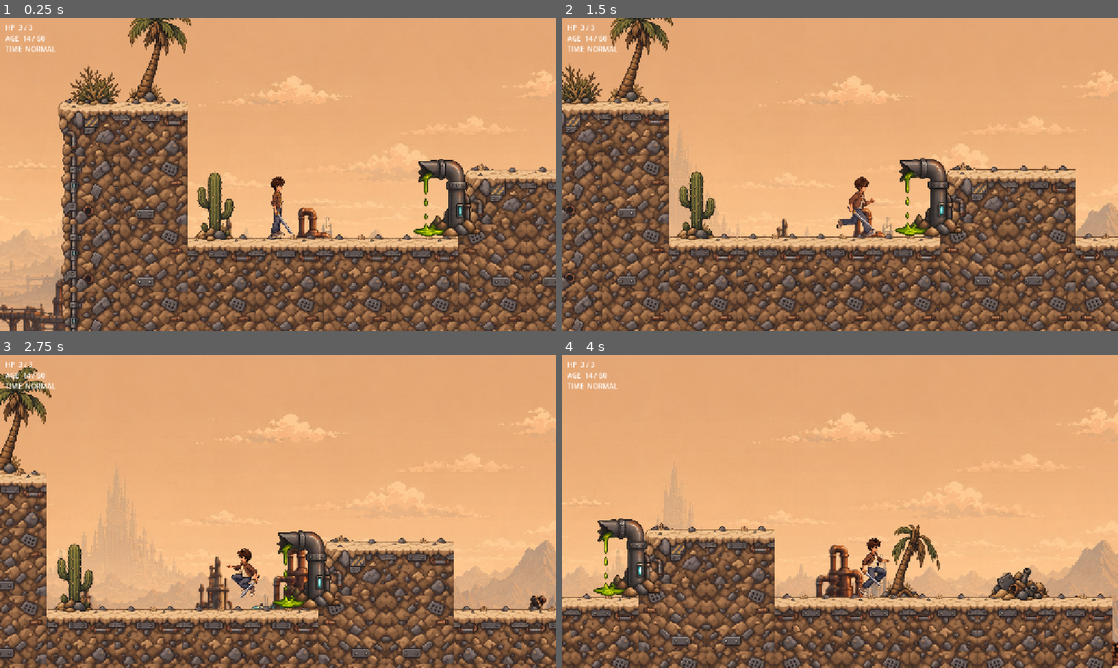
Above: before the commit, frames 1-4 (two rows, left to right).
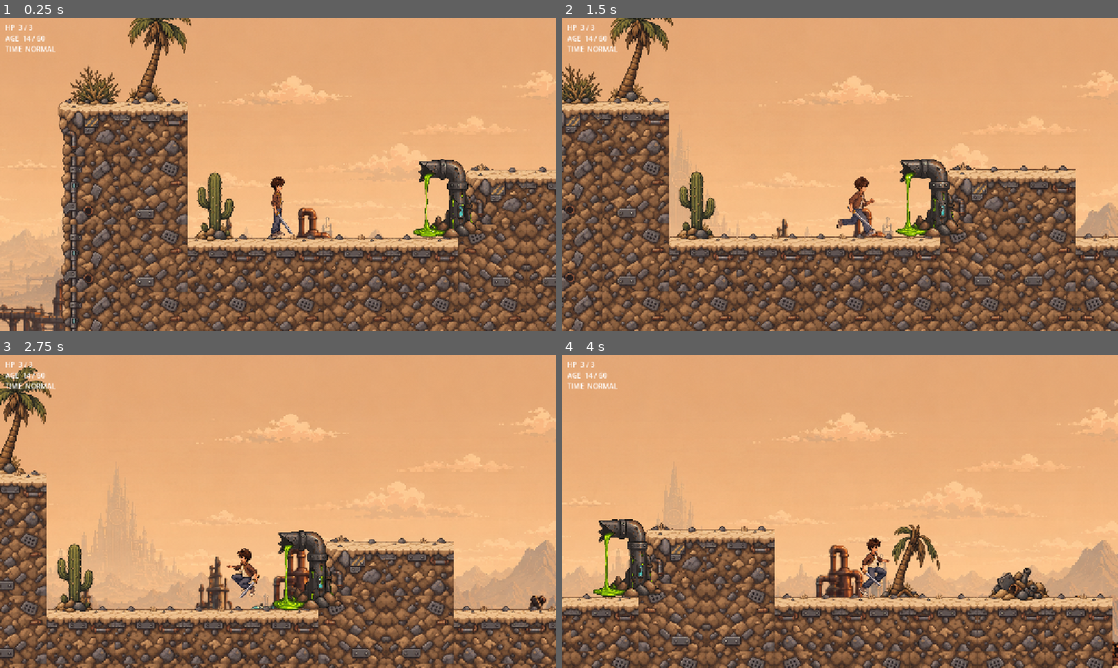
Above: after the commit, the same moments.

Repository: Zeyadzahran/years-to-spare
Game: Godot game, scene res://src/levels/level_01.tscn
Two runs of this game, one before a commit and one after it. Both use one fixed random seed, a clock stepped at 60 frames per second and the inputs below. This scene is started directly instead of the project's main scene.
Inputs:
- Up to frame 1 (0.25 s): no input
- Up to frame 2 (1.5 s): tap Enter at 0.5 s; hold D (move_right) from 0.53 s (still down); tap J (attack) at 0.6 s; tap Space (jump) at 0.77 s; tap S (crouch) at 1.35 s
- Up to frame 3 (2.75 s): tap Space (jump) at 1.52 s; release D (move_right) at 2.03 s; hold A (move_left) from 2.03 s (still down); tap E (time_rewind) at 2.1 s
- Up to frame 4 (4 s): release A (move_left) at 2.78 s; hold D (move_right) from 2.78 s (still down); tap Shift (time_slow) at 2.85 s; tap Space (jump) at 3.02, 3.77 s; tap Q (time_stop) at 3.6 s

The runs differ from the first frame. In frame 1, 0.9% of the frame differs, in the area x 74-87%, y 45-71%; in frame 2, 0.8%; in frame 3, 0.8%; in frame 4, 0.8%.

Commit message:
feat(hazards): add animated blade and toxic pipe
Replace the static saw and toxic pipe art with the supplied 9-frame
animations, authored as SpriteFrames resources driven by AnimatedSprite2D
(loop + autoplay set on the node, no runtime animation code).

Frames are used whole at a fixed 256x256 canvas so every frame shares one
origin and cannot jitter or resize. The saw's collision circle keeps its
44px radius but moves onto the new blade, which sits at the top of the
machine rather than on a side arm. The pipe's damage volume is unchanged.

Hazard art now runs on TimeService's clock, so stopping the world stops
the blade spinning and the acid pouring while the damage volume stays live.

Diff:
--- /dev/null
+++ b/src/world/hazards/blade_frames.tres
@@ -0,0 +1,54 @@
+[gd_resource type="SpriteFrames" format=3 uid="uid://c2n7wqhbladef"]
+
+[ext_resource type="Texture2D" uid="uid://bfcirtlqhsvw" path="res://assets/tiles/phase1/blade-animation/unknown_0001.png" id="1_blade1"]
+[ext_resource type="Texture2D" uid="uid://b180ebsf2x4pl" path="res://assets/tiles/phase1/blade-animation/unknown_0002.png" id="2_blade2"]
+[ext_resource type="Texture2D" uid="uid://qska0hfwycfb" path="res://assets/tiles/phase1/blade-animation/unknown_0003.png" id="3_blade3"]
+[ext_resource type="Texture2D" uid="uid://bj6jgk0fqvhwy" path="res://assets/tiles/phase1/blade-animation/unknown_0004.png" id="4_blade4"]
+[ext_resource type="Texture2D" uid="uid://ba4rm8xusvg02" path="res://assets/tiles/phase1/blade-animation/unknown_0005.png" id="5_blade5"]
+[ext_resource type="Texture2D" uid="uid://cl33b6rydwy6f" path="res://assets/tiles/phase1/blade-animation/unknown_0006.png" id="6_blade6"]
+[ext_resource type="Texture2D" uid="uid://duv7252te2uhi" path="res://assets/tiles/phase1/blade-animation/unknown_0007.png" id="7_blade7"]
+[ext_resource type="Texture2D" uid="uid://dfblmcjqiclnp" path="res://assets/tiles/phase1/blade-animation/unknown_0008.png" id="8_blade8"]
+[ext_resource type="Texture2D" uid="uid://khham8vy18d8" path="res://assets/tiles/phase1/blade-animation/unknown_0009.png" id="9_blade9"]
+
+[resource]
+animations = [{
+"frames": [{
+"duration": 1.0,
+"texture": ExtResource("1_blade1")
+},
+{
+"duration": 1.0,
+"texture": ExtResource("2_blade2")
+},
+{
+"duration": 1.0,
+"texture": ExtResource("3_blade3")
+},
+{
+"duration": 1.0,
+"texture": ExtResource("4_blade4")
+},
+{
+"duration": 1.0,
+"texture": ExtResource("5_blade5")
+},
+{
+"duration": 1.0,
+"texture": ExtResource("6_blade6")
+},
+{
+"duration": 1.0,
+"texture": ExtResource("7_blade7")
+},
+{
+"duration": 1.0,
+"texture": ExtResource("8_blade8")
+},
+{
+"duration": 1.0,
+"texture": ExtResource("9_blade9")
+}],
+"loop": true,
+"name": &"default",
+"speed": 20.0
+}]
--- a/src/world/hazards/hazard.gd
+++ b/src/world/hazards/hazard.gd
@@ -20,13 +20,26 @@
 ## which would strand the entry and error on each frame after.
 var _cooldowns: Dictionary[int, float] = {}
 
+## Animated art, if the hazard has any. Looping and frame rate are authored on
+## the AnimatedSprite2D itself; only the clock it runs on is decided here.
+var _animation: AnimatedSprite2D
+
 func _ready() -> void:
 	body_entered.connect(_on_body_entered)
+	for child in get_children():
+		if child is AnimatedSprite2D:
+			_animation = child
+			break
 
 
 ## Left running rather than toggled off when idle, so a subclass can drive
 ## movement from here without the cooldown bookkeeping switching it off.
 func _physics_process(delta: float) -> void:
+	# Hazard art runs on world time like hazard movement does, so a stopped
+	# world stops the blade spinning and the acid pouring. The damage volume
+	# stays live while frozen: a stopped blade still cuts.
+	if _animation != null:
+		_animation.speed_scale = TimeService.world_scale
 	if _cooldowns.is_empty():
 		return
 	for id in _cooldowns.keys():
--- a/src/world/hazards/saw.tscn
+++ b/src/world/hazards/saw.tscn
@@ -1,6 +1,6 @@
 [gd_scene format=3 uid="uid://b7qk3n5xw2ta4"]
 
-[ext_resource type="Texture2D" uid="uid://bv1s2sairdq83" path="res://assets/tiles/phase1/obstacles.png" id="1_obstacles"]
+[ext_resource type="SpriteFrames" uid="uid://c2n7wqhbladef" path="res://src/world/hazards/blade_frames.tres" id="1_blade"]
 [ext_resource type="Script" uid="uid://6uqu76xe7nn4" path="res://src/world/hazards/moving_hazard.gd" id="2_hazard"]
 
 [sub_resource type="CircleShape2D" id="Shape_Saw"]
@@ -11,13 +11,12 @@
 collision_mask = 2
 script = ExtResource("2_hazard")
 
-[node name="Sprite" type="Sprite2D" parent="."]
-scale = Vector2(0.33333334, 0.33333334)
-texture = ExtResource("1_obstacles")
-offset = Vector2(0, -165.5)
-region_enabled = true
-region_rect = Rect2(426, 602, 472, 331)
+[node name="Sprite" type="AnimatedSprite2D" parent="."]
+scale = Vector2(0.63, 0.63)
+sprite_frames = ExtResource("1_blade")
+autoplay = "default"
+offset = Vector2(4, -117)
 
 [node name="Shape" type="CollisionShape2D" parent="."]
-position = Vector2(29.5, -55)
+position = Vector2(0, -104)
 shape = SubResource("Shape_Saw")
--- a/src/world/hazards/toxic_pipe.tscn
+++ b/src/world/hazards/toxic_pipe.tscn
@@ -1,6 +1,6 @@
 [gd_scene format=3 uid="uid://cm4pv8hd3ry6e"]
 
-[ext_resource type="Texture2D" uid="uid://bv1s2sairdq83" path="res://assets/tiles/phase1/obstacles.png" id="1_obstacles"]
+[ext_resource type="SpriteFrames" uid="uid://dq4xmvleakpip" path="res://src/world/hazards/toxic_pipe_frames.tres" id="1_leak"]
 [ext_resource type="Script" uid="uid://7q8rqbxmi4d" path="res://src/world/hazards/hazard.gd" id="2_hazard"]
 
 [sub_resource type="RectangleShape2D" id="Shape_ToxicPipe"]
@@ -11,13 +11,12 @@
 collision_mask = 2
 script = ExtResource("2_hazard")
 
-[node name="Sprite" type="Sprite2D" parent="."]
-scale = Vector2(0.33333334, 0.33333334)
-texture = ExtResource("1_obstacles")
-offset = Vector2(0, -208.5)
+[node name="Sprite" type="AnimatedSprite2D" parent="."]
+scale = Vector2(0.6, 0.6)
+sprite_frames = ExtResource("1_leak")
+autoplay = "default"
+offset = Vector2(1, -113)
 flip_h = true
-region_enabled = true
-region_rect = Rect2(997, 570, 363, 417)
 
 [node name="Shape" type="CollisionShape2D" parent="."]
 position = Vector2(-29.6, -29.5)
--- /dev/null
+++ b/src/world/hazards/toxic_pipe_frames.tres
@@ -0,0 +1,54 @@
+[gd_resource type="SpriteFrames" format=3 uid="uid://dq4xmvleakpip"]
+
+[ext_resource type="Texture2D" uid="uid://cc1xm1ik6lj7" path="res://assets/tiles/phase1/leaking-pipe/unknown_0001.png" id="1_leak1"]
+[ext_resource type="Texture2D" uid="uid://vk5m421hqtx4" path="res://assets/tiles/phase1/leaking-pipe/unknown_0002.png" id="2_leak2"]
+[ext_resource type="Texture2D" uid="uid://bqrlgsmkiahcd" path="res://assets/tiles/phase1/leaking-pipe/unknown_0003.png" id="3_leak3"]
+[ext_resource type="Texture2D" uid="uid://cxrpss3xvlbq" path="res://assets/tiles/phase1/leaking-pipe/unknown_0004.png" id="4_leak4"]
+[ext_resource type="Texture2D" uid="uid://b8ye2oiatc3in" path="res://assets/tiles/phase1/leaking-pipe/unknown_0005.png" id="5_leak5"]
+[ext_resource type="Texture2D" uid="uid://dgdyoidl36wlb" path="res://assets/tiles/phase1/leaking-pipe/unknown_0006.png" id="6_leak6"]
+[ext_resource type="Texture2D" uid="uid://0gp00foah5pl" path="res://assets/tiles/phase1/leaking-pipe/unknown_0007.png" id="7_leak7"]
+[ext_resource type="Texture2D" uid="uid://bvsed1cav7scl" path="res://assets/tiles/phase1/leaking-pipe/unknown_0008.png" id="8_leak8"]
+[ext_resource type="Texture2D" uid="uid://dldi3o7mu73k7" path="res://assets/tiles/phase1/leaking-pipe/unknown_0009.png" id="9_leak9"]
+
+[resource]
+animations = [{
+"frames": [{
+"duration": 1.0,
+"texture": ExtResource("1_leak1")
+},
+{
+"duration": 1.0,
+"texture": ExtResource("2_leak2")
+},
+{
+"duration": 1.0,
+"texture": ExtResource("3_leak3")
+},
+{
+"duration": 1.0,
+"texture": ExtResource("4_leak4")
+},
+{
+"duration": 1.0,
+"texture": ExtResource("5_leak5")
+},
+{
+"duration": 1.0,
+"texture": ExtResource("6_leak6")
+},
+{
+"duration": 1.0,
+"texture": ExtResource("7_leak7")
+},
+{
+"duration": 1.0,
+"texture": ExtResource("8_leak8")
+},
+{
+"duration": 1.0,
+"texture": ExtResource("9_leak9")
+}],
+"loop": true,
+"name": &"default",
+"speed": 12.0
+}]
Binary file added: assets/tiles/phase1/blade-animation/unknown_0001.png
Not shown, added: assets/tiles/phase1/blade-animation/unknown_0001.png.import
Binary file added: assets/tiles/phase1/blade-animation/unknown_0002.png
Not shown, added: assets/tiles/phase1/blade-animation/unknown_0002.png.import
Binary file added: assets/tiles/phase1/blade-animation/unknown_0003.png
Not shown, added: assets/tiles/phase1/blade-animation/unknown_0003.png.import
Binary file added: assets/tiles/phase1/blade-animation/unknown_0004.png
Not shown, added: assets/tiles/phase1/blade-animation/unknown_0004.png.import
Binary file added: assets/tiles/phase1/blade-animation/unknown_0005.png
Not shown, added: assets/tiles/phase1/blade-animation/unknown_0005.png.import
Binary file added: assets/tiles/phase1/blade-animation/unknown_0006.png
Not shown, added: assets/tiles/phase1/blade-animation/unknown_0006.png.import
(and 24 more such lines)
